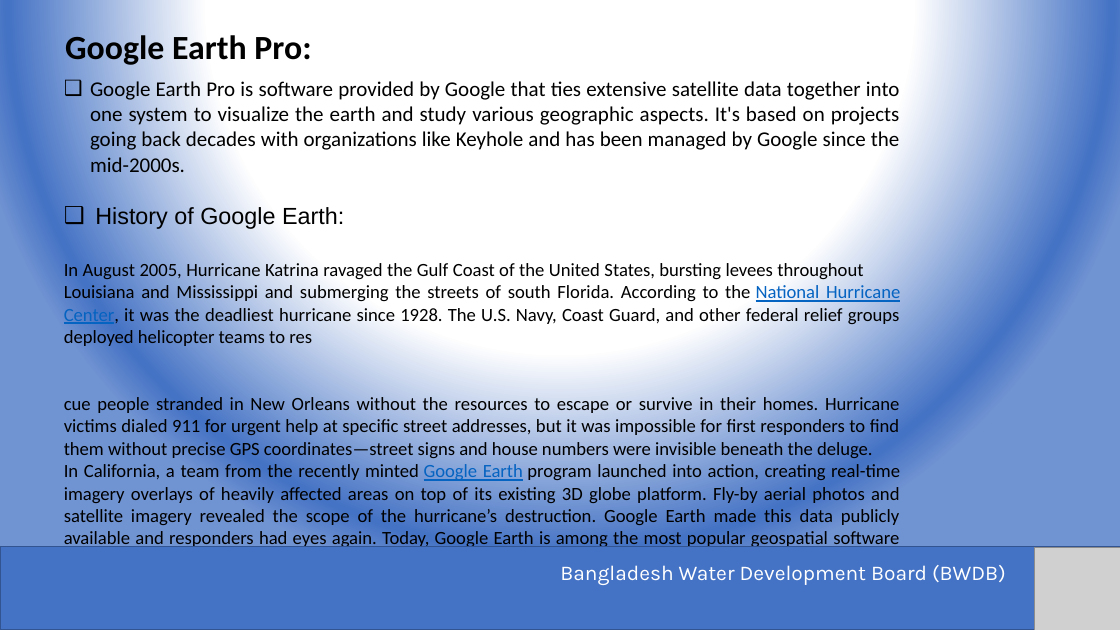
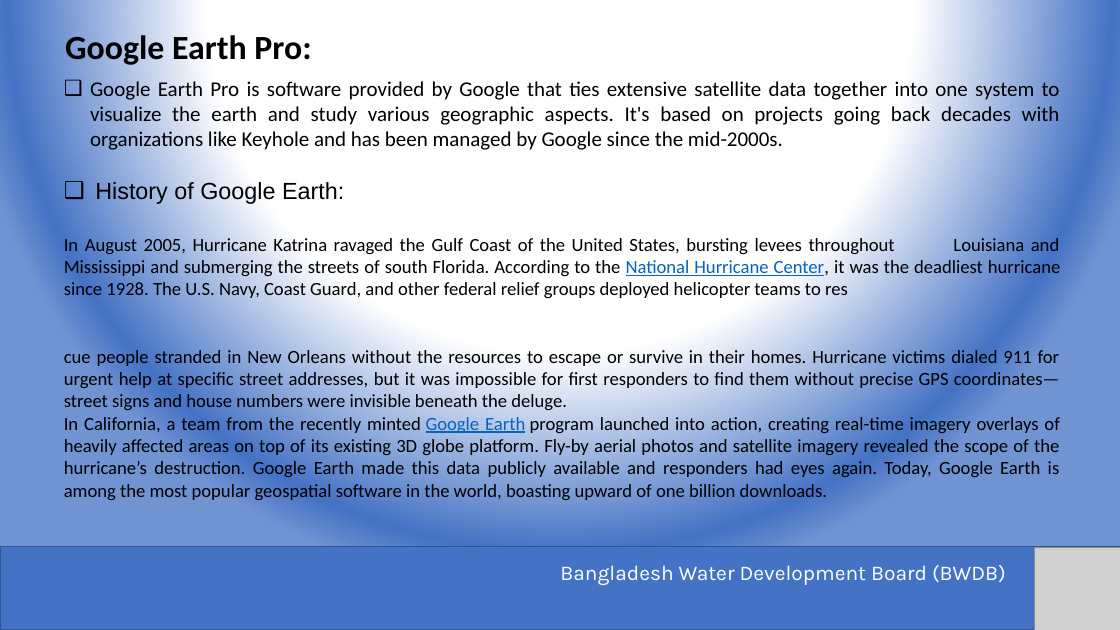
Before and after one commit to dc8r207/Designs_All, a slide deck: slide 2 of Xen Jakaria/Drafting Training/Google Earth Pro Edited.pptx (slide 1 before the commit). Drawn at 1120x630 pixels with LibreOffice and Linux fonts; fonts in the diff are those of the drawing; grey boxes stand for pictures. Boxes give left, top, right and bottom in pixels: in the first picture for what was removed or moved away, otherwise in the second. Text is boxed around its words. In the diff, an @@ line names an element or a change of style, - is before the commit and + after.

```diff
--- a/Xen Jakaria/Drafting Training/Google Earth Pro Edited.pptx
+++ b/Xen Jakaria/Drafting Training/Google Earth Pro Edited.pptx
@@ text "Google Earth Pro is software ..." rewrapped from (64,79,900,550) to (64,79,1060,500) @@
```
Also in this commit, not shown: 1 slide added, 4 other files.
